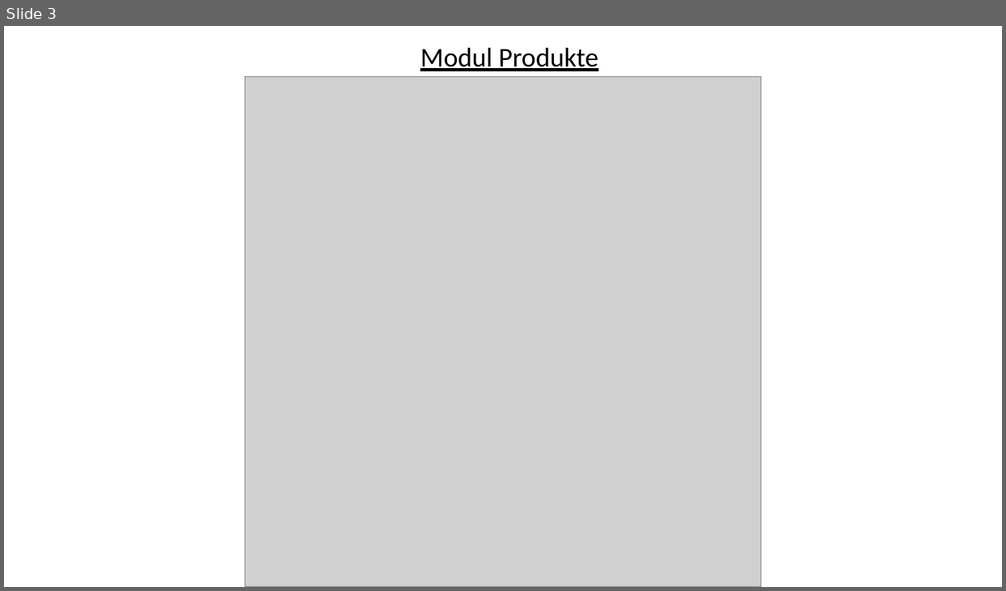
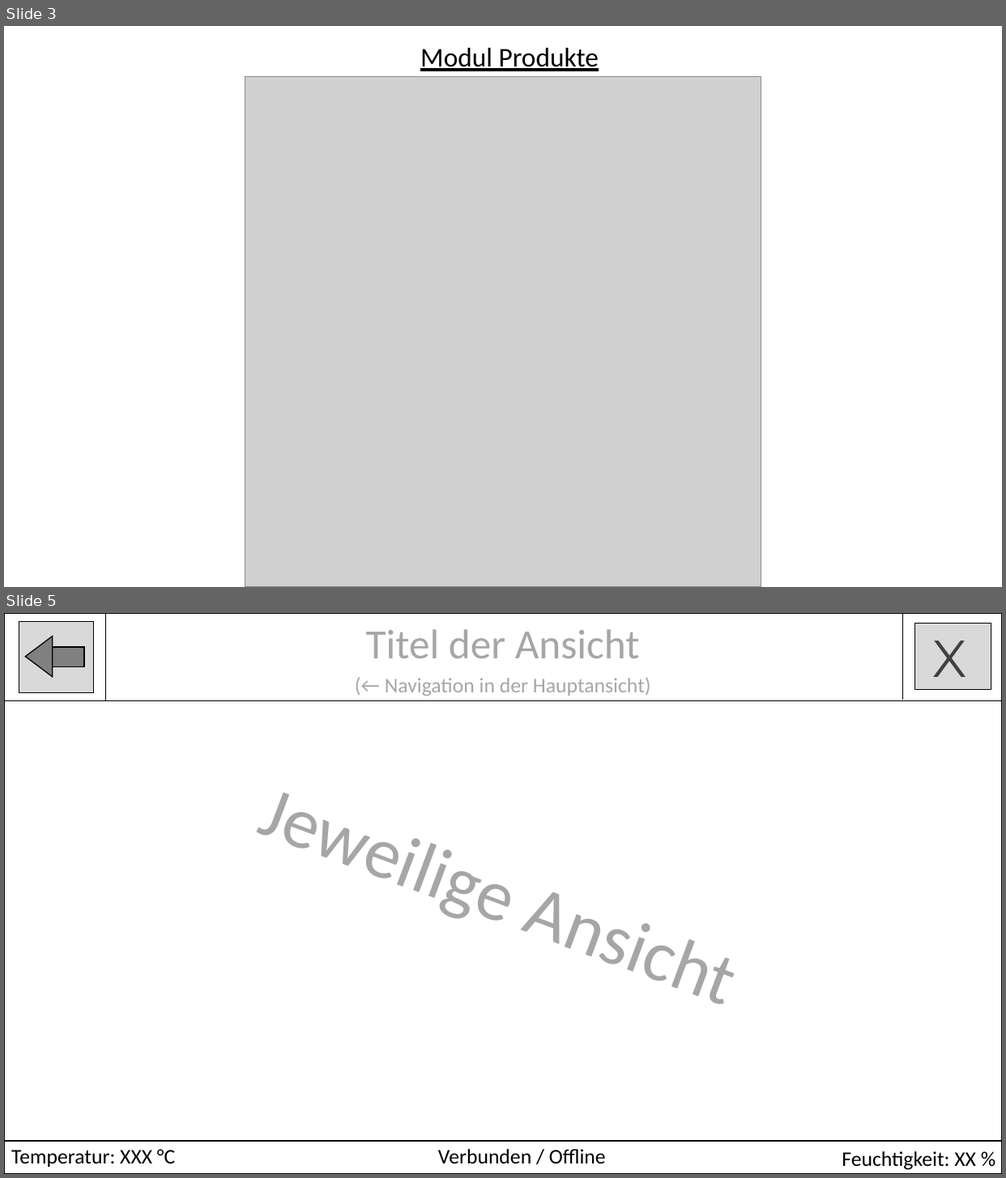
Before and after one commit to juliusbaechle/Smart-ReFITgerator, a slide deck: Dokumentation/grobkonzept.pptx. Shown one above the other, each under a label of ours: slide 3 before the commit, slides 3 and 5 after it; the slides between them are not shown. The pictures are 1006x591 and 1006x1178 pixels, drawn with LibreOffice and Linux fonts; fonts in the diff are those of the drawing; grey boxes stand for pictures. Boxes give left, top, right and bottom in pixels: in the first picture for what was removed or moved away, otherwise in the second. Text is boxed around its words. In the diff, an @@ line names an element or a change of style, - is before the commit and + after.

Commit message:
Konzept für UI ohne Navigationsleiste hinzugefügt

```diff
--- a/Dokumentation/grobkonzept.pptx
+++ b/Dokumentation/grobkonzept.pptx
@@ slide 5 added at box(4, 613, 1002, 1174), background #FFFFFF @@
@@ rectangle added at box(4, 614, 1002, 1174), outline #000000 1 pt @@
@@ rectangle added at box(19, 622, 93, 692), fill #D9D9D9, outline #000000 0.75 pt @@
@@ triangle added at box(25, 636, 52, 677), fill #808080, outline #000000 1 pt @@
@@ line added from (106, 700) to (106, 614), #000000 1 pt @@
@@ text added at box(366, 629, 640, 658), 40 pt, text #A6A6A6 @@
+Titel der Ansicht
@@ line added from (903, 700) to (903, 613), #000000 1 pt @@
@@ rectangle added at box(915, 624, 991, 690), fill #D9D9D9, outline #000000 0.75 pt @@
@@ rectangle added at box(49, 647, 84, 667), fill #808080, outline #000000 1 pt @@
@@ text added at box(932, 641, 966, 690), 50 pt, text #404040 @@
+X
@@ text added at box(385, 678, 651, 696), 20 pt, text #A6A6A6 @@
+(← Navigation in der Hauptansicht)
@@ line added from (4, 700) to (1002, 700), #000000 1 pt @@
@@ text added at box(241, 758, 765, 1029), 70 pt, text #A6A6A6 @@
+Jeweilige Ansicht
@@ line added from (4, 1142) to (1002, 1142), #000000 1 pt @@
@@ text added at box(11, 1149, 175, 1167), 20 pt, text #000000 @@
+Temperatur: XXX °C
@@ text added at box(438, 1149, 606, 1164), 20 pt, text #000000 @@
+Verbunden / Offline
@@ text added at box(842, 1152, 976, 1170), 20 pt, text #000000 @@
+Feuchtigkeit: XX %
```
Also in this commit, not shown: 2 other slides added.
